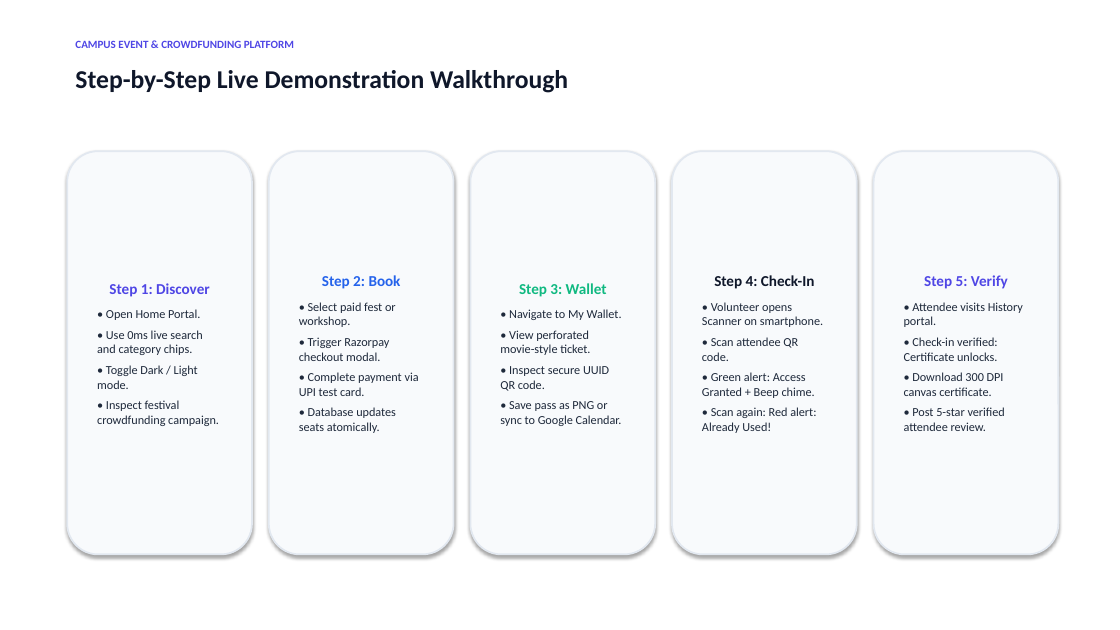
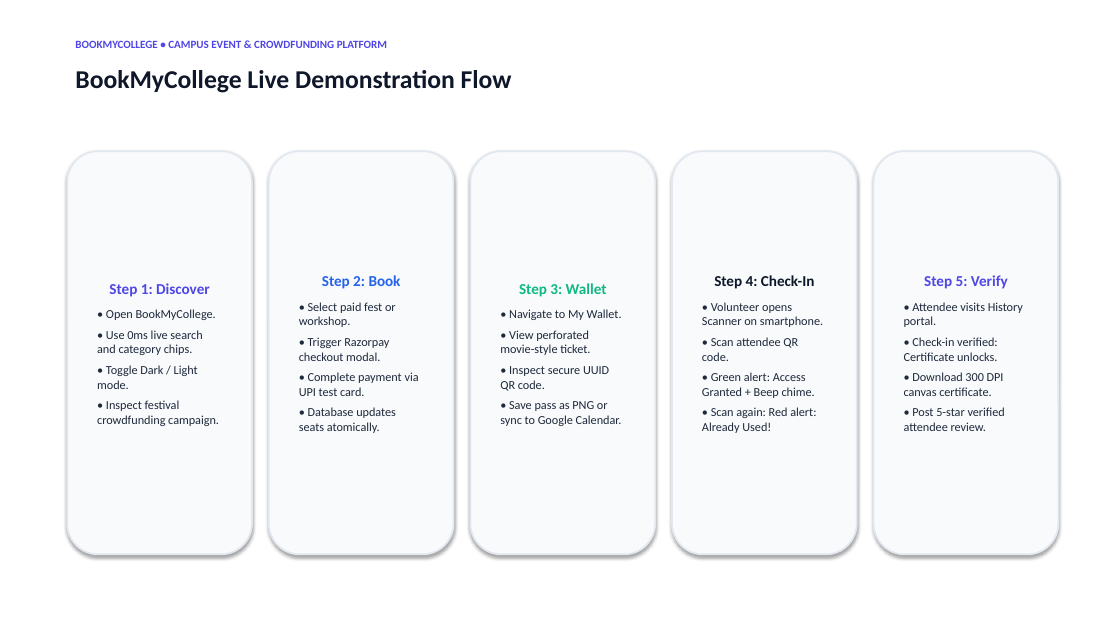
Before and after one commit to HarshitSingh-1/ITW, a slide deck: slide 9 of CAMPUS_EVENT_PLATFORM_PRESENTATION.pptx. Drawn at 1120x630 pixels with LibreOffice and Linux fonts; fonts in the diff are those of the drawing. Boxes give left, top, right and bottom in pixels: in the first picture for what was removed or moved away, otherwise in the second. Text is boxed around its words. In the diff, an @@ line names an element or a change of style, - is before the commit and + after.

Commit message:
branding: prominently integrate BookMyCollege across PowerPoint deck and viva guides

```diff
--- a/CAMPUS_EVENT_PLATFORM_PRESENTATION.pptx
+++ b/CAMPUS_EVENT_PLATFORM_PRESENTATION.pptx
@@ text at (75, 40, 387, 48): text changed @@
-CAMPUS EVENT & CROWDFUNDING PLATFORM
+BOOKMYCOLLEGE • CAMPUS EVENT & CROWDFUNDING PLATFORM
@@ text at (75, 70, 512, 93): text changed @@
-Step-by-Step Live Demonstration Walkthrough
+BookMyCollege Live Demonstration Flow
@@ text in rounded rectangle at (106, 309, 216, 320): text changed @@
-• Open Home Portal.
+• Open BookMyCollege.
```
Also in this commit, not shown: 11 other slides changed, 3 other files.
